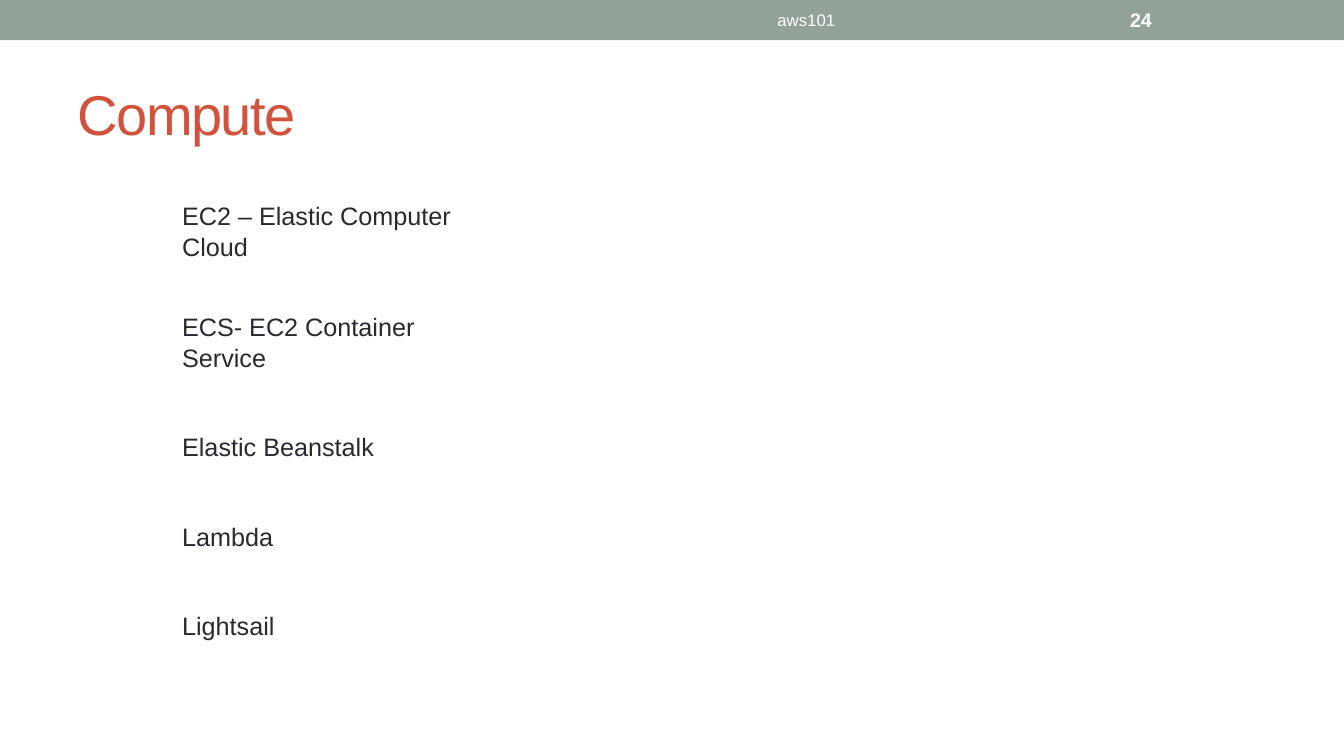
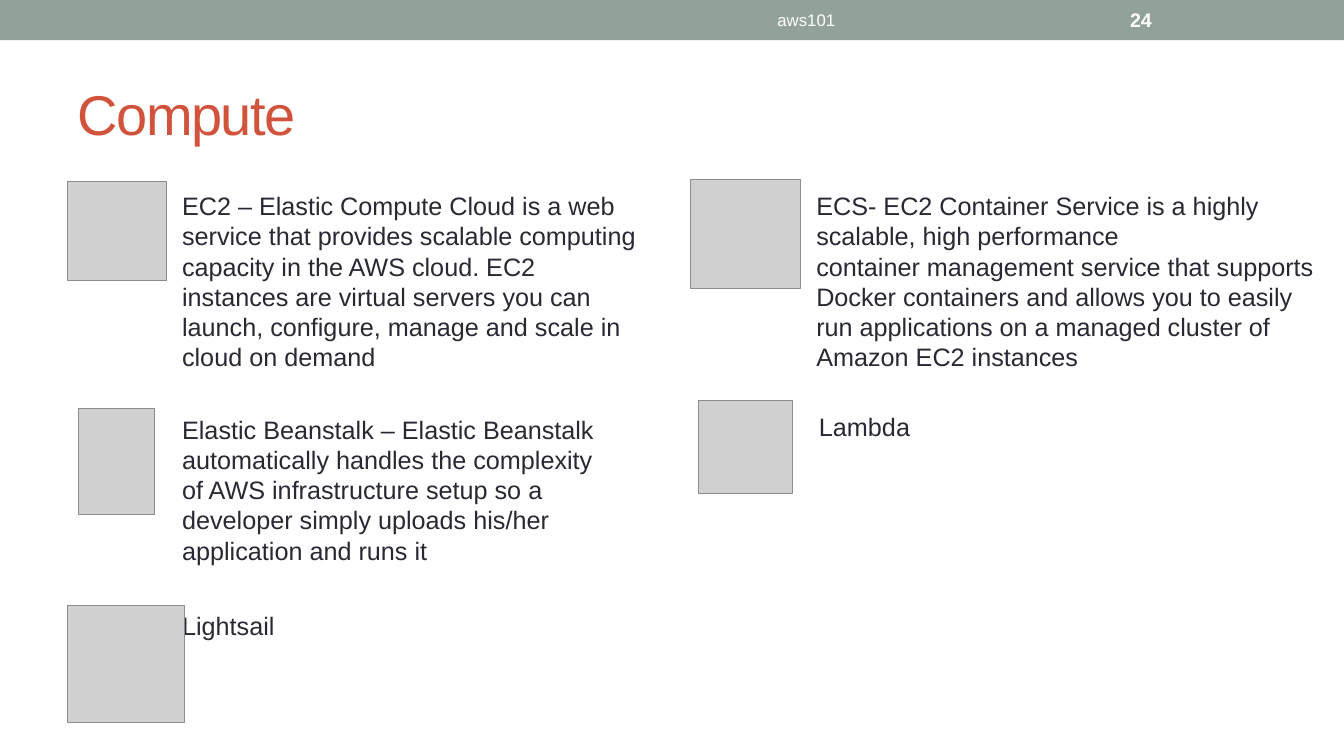
Before and after one commit to ignis01/aws101, a slide deck: slide 24 of aws101.pptx. Drawn at 1344x756 pixels with LibreOffice and Linux fonts; fonts in the diff are those of the drawing; grey boxes stand for pictures. Boxes give left, top, right and bottom in pixels: in the first picture for what was removed or moved away, otherwise in the second. Text is boxed around its words. In the diff, an @@ line names an element or a change of style, - is before the commit and + after.

Commit message:
add new deck

```diff
--- a/aws101.pptx
+++ b/aws101.pptx
@@ picture added at <box>691,179,801,289</box> @@
@@ picture added at <box>68,181,166,280</box> @@
@@ text at <box>182,196,635,367</box>: text changed @@
-EC2 – Elastic Computer Cloud
+EC2 – Elastic Compute Cloud is a web service that provides scalable computing capacity in the AWS cloud. EC2 instances are virtual servers you can launch, configure, manage and scale in cloud on demand
@@ text at <box>816,196,1314,367</box>: text changed @@
-ECS- EC2 Container Service
+ECS- EC2 Container Service is a highly scalable, high performance container management service that supports Docker containers and allows you to easily run applications on a managed cluster of Amazon EC2 instances
@@ picture added at <box>79,409,155,515</box> @@
@@ picture added at <box>699,400,792,494</box> @@
@@ text "Lambda": place and size @@
-text "Lambda" at <box>182,527,273,547</box>
+text "Lambda" at <box>819,417,910,437</box>
@@ text at <box>182,420,594,565</box>: text changed @@
-Elastic Beanstalk
+Elastic Beanstalk – Elastic Beanstalk automatically handles the complexity of AWS infrastructure setup so a developer simply uploads his/her application and runs it
@@ picture added at <box>68,606,185,723</box> @@
```
